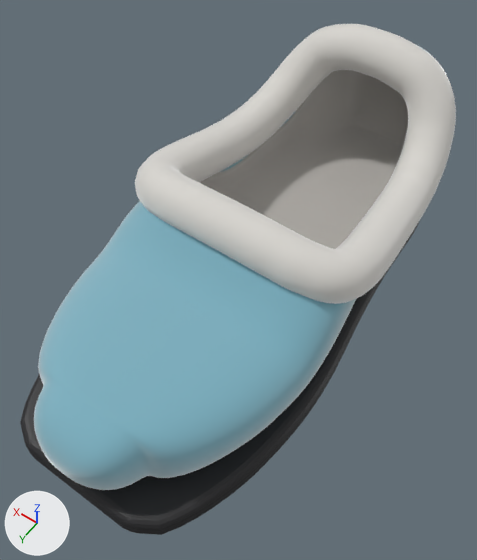
What one commit did to the Blender file SteveTheTroll-Blender/source/slipper_v1.blend.
Rendered twice from a 50 mm lens placed at (-0.16, 0.255, 0.39), pointed at (-0.002, 0.034, 0.043). Lighting does not change. The marker at lower left points along +X, +Y and +Z. The first picture is the older version.

Names of what the first picture shows: 'slipper_body', 'slipper_rim', 'slipper_sole'.
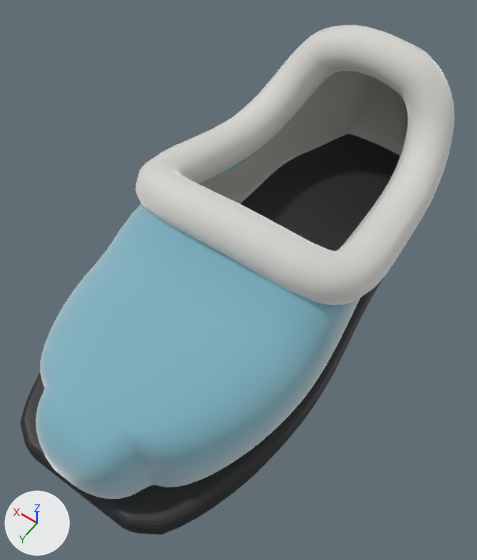
Where the change shows, as pixel boxes (x1, y1, x2, y2) in the pictures (477 x 560 px; the box of a moved part takes in the faces that stretch with it):
'slipper_body', reshaped
    before: (34, 44, 431, 490)
    after: (36, 42, 429, 499)
'slipper_rim', reshaped
    before: (135, 24, 456, 304)
    after: (135, 25, 454, 305)
part 1 of me_slipper_body, moved or reshaped
    before: (34, 44, 431, 490)
    after: (36, 48, 429, 499)

Diff of the bpy script that builds the scene:
```diff
--- a/SteveTheTroll-Blender/source/slipper_v1.blend.py
+++ b/SteveTheTroll-Blender/source/slipper_v1.blend.py
@@ me_slipper_body @@
 # used by ob_slipper_body; location = (0.0, 0.0, 0.0)
-me_slipper_body.from_pydata(...)  # 818 vertices, 778 faces; spans x -0.082..0.082, y -0.198..0.198, z 0.018..0.125
+me_slipper_body.from_pydata(...)  # 818 vertices, 778 faces; spans x -0.082..0.082, y -0.198..0.198, z 0.004..0.125
+# me_slipper_body part 1: 755 of 818 vertices moved; they spanned x -0.082..0.082, y -0.198..0.198, z 0.018..0.119 and now span x -0.082..0.082, y -0.198..0.198, z 0.004..0.118; mean shift (0.0, 0.0, -0.008); largest move (0.039, 0.055, 0.019) -> (0.059, 0.055, 0.005)
 me_slipper_body.materials.append(mat_slipper_plush)
@@ me_rim_curve @@
 # used by ob_slipper_rim; location = (0.0, 0.0, 0.0)
-me_rim_curve.from_pydata(...)  # 12288 vertices, 12288 faces; spans x -0.088..0.088, y -0.158..0.053, z 0.051..0.135
+me_rim_curve.from_pydata(...)  # 1920 vertices, 1920 faces; spans x -0.087..0.087, y -0.158..0.053, z 0.048..0.133
+# me_rim_curve part 2: 22 vertices moved within x -0.063..0.055, y -0.158..0.052, z 0.069..0.119; 12217 vertices removed from x -0.088..0.088, y -0.158..0.053, z 0.051..0.135; 1849 vertices added at x -0.087..0.087, y -0.158..0.053, z 0.048..0.133
 me_rim_curve.materials.append(mat_slipper_rim)
```
